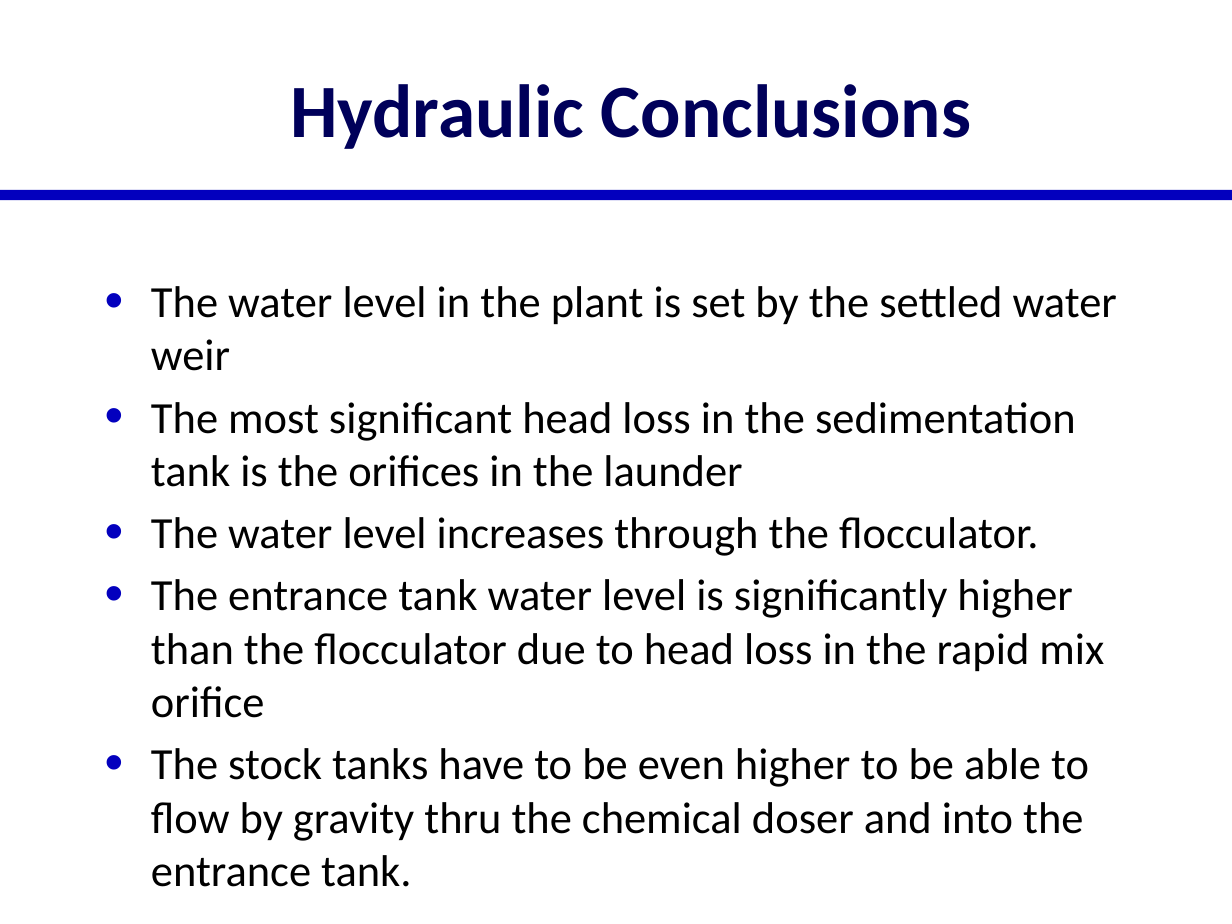
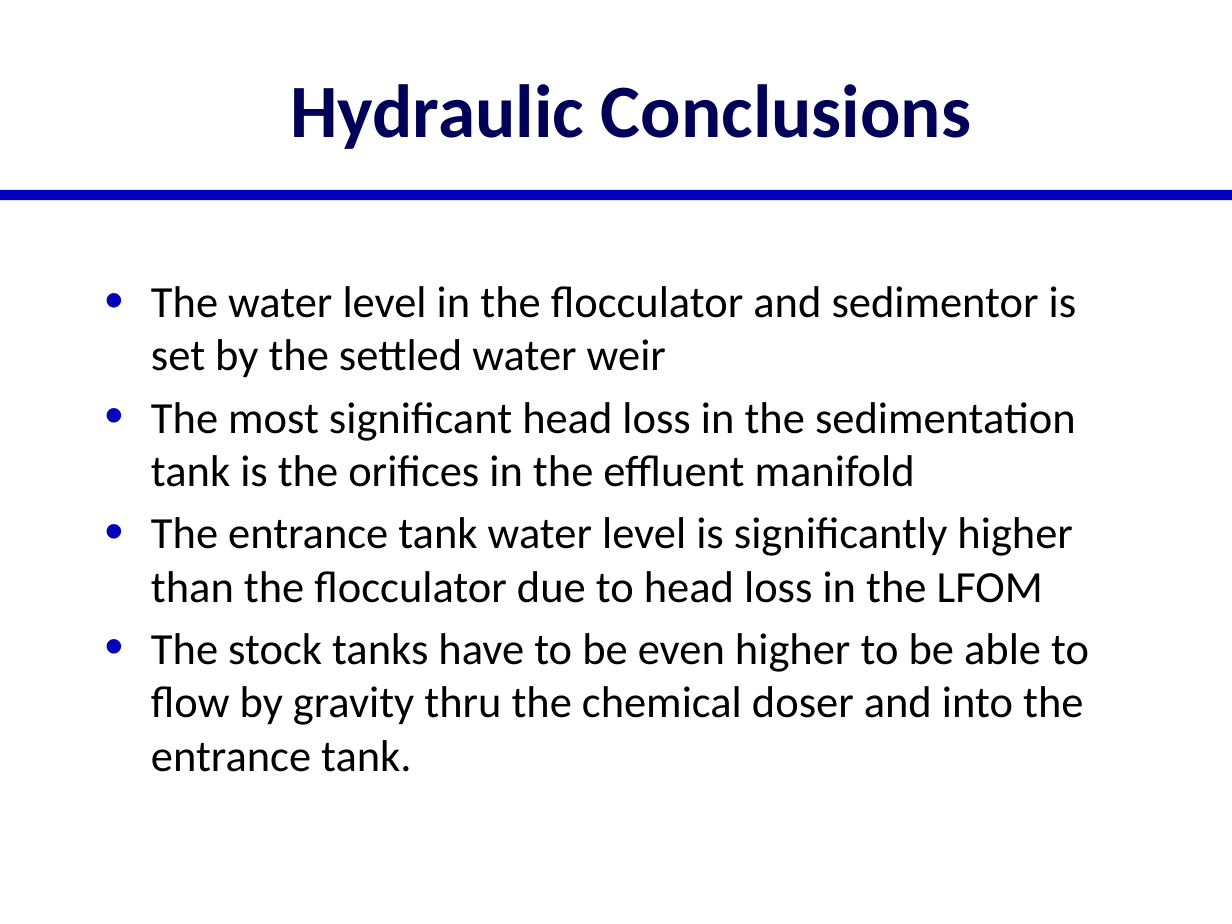
Before and after one commit to AguaClara/SWOT, a slide deck: slide 35 of Lectures/In Class/Manifolds.pptx (slide 53 before the commit). Drawn at 1232x924 pixels with LibreOffice and Linux fonts; fonts in the diff are those of the drawing. Boxes give left, top, right and bottom in pixels: in the first picture for what was removed or moved away, otherwise in the second. Text is boxed around its words. In the diff, an @@ line names an element or a change of style, - is before the commit and + after.

```diff
--- a/Lectures/In Class/Manifolds.pptx
+++ b/Lectures/In Class/Manifolds.pptx
@@ text at [151, 286, 1077, 603]: text changed @@
-• The water level in the plant is set by the settled water weir
-• The most significant head loss in the sedimentation tank is the orifices in the launder
-• The water level increases through the flocculator.
-• The entrance tank water level is significantly higher than the flocculator due to head loss in the rapid mix orifice
+• The water level in the flocculator and sedimentor is set by the settled water weir
+• The most significant head loss in the sedimentation tank is the orifices in the effluent manifold
+• The entrance tank water level is significantly higher than the flocculator due to head loss in the LFOM
```
Also in this commit, not shown: 1 other slide changed, 23 slides removed.
